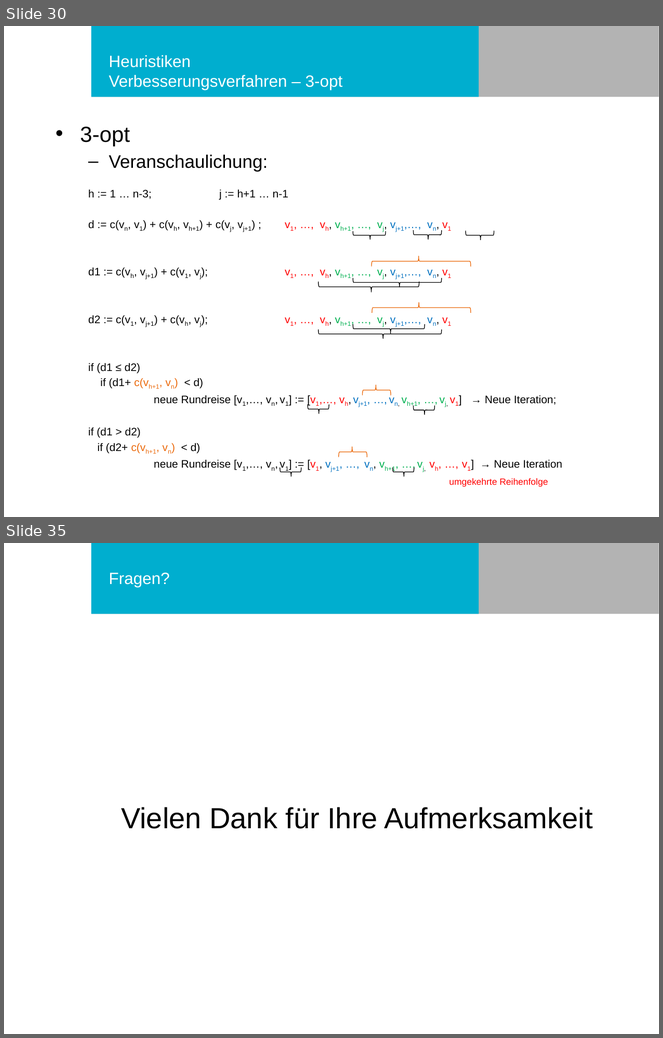
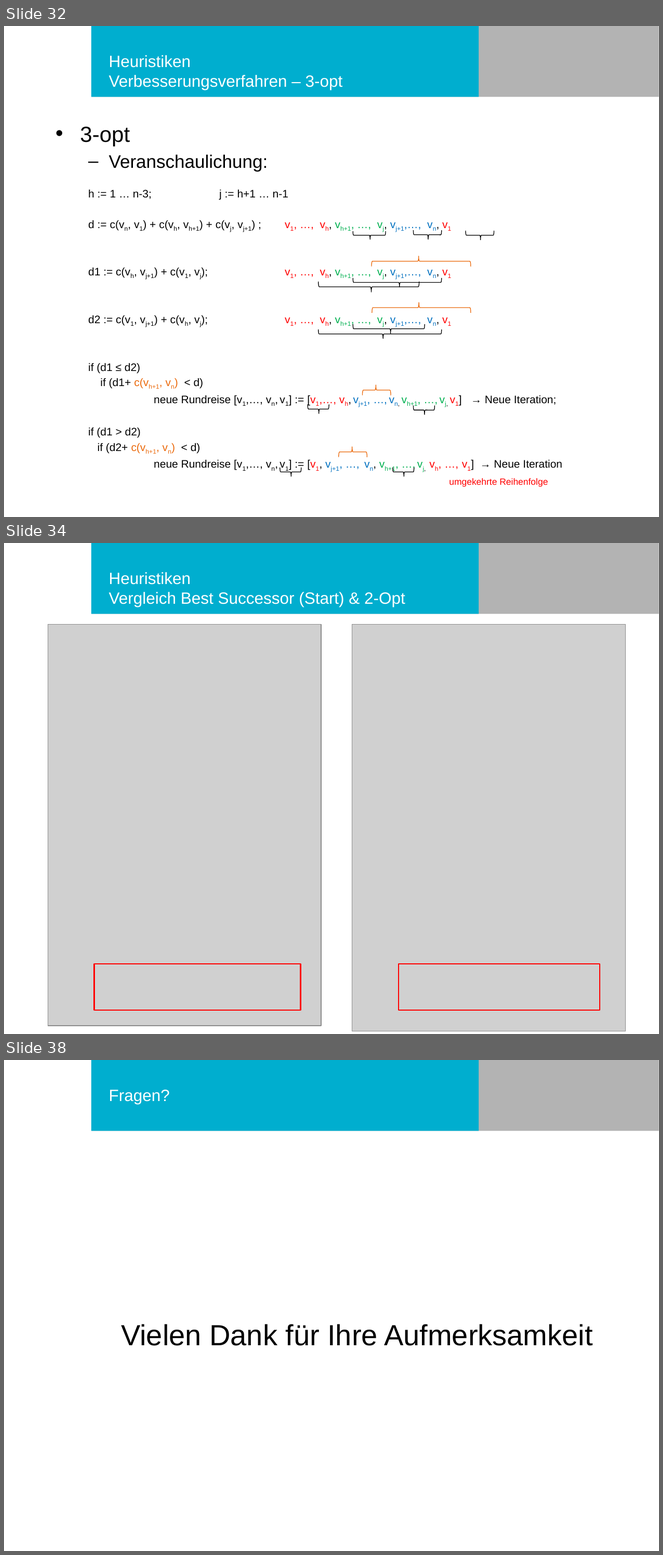
Before and after one commit to philurlaub/matlab2016, a slide deck: Präsentation.pptx. Shown one above the other, each under a label of ours: slides 30 and 35 before the commit, slides 32, 34 and 38 after it; the slides between them are not shown. The pictures are 663x1038 and 663x1555 pixels, drawn with LibreOffice and Linux fonts; fonts in the diff are those of the drawing; grey boxes stand for pictures; background and template pictures are left out. Boxes give left, top, right and bottom in pixels: in the first picture for what was removed or moved away, otherwise in the second. Text is boxed around its words. In the diff, an @@ line names an element or a change of style, - is before the commit and + after.

```diff
--- a/Präsentation.pptx
+++ b/Präsentation.pptx
@@ slide 34 added at <box>4,543,659,1034</box>, background #FFFFFF; not listed: 2 template elements that a slide beside it also shows @@
@@ title added at <box>109,572,405,607</box>, 18 pt, text #FFFFFF @@
+Heuristiken
+Vergleich Best Successor (Start) & 2-Opt
@@ picture added at <box>48,624,321,1026</box> @@
@@ picture added at <box>352,624,625,1031</box> @@
@@ rectangle added at <box>94,964,301,1011</box>, outline #FF0000 1.25 pt @@
@@ rectangle added at <box>399,964,599,1011</box>, outline #FF0000 1.25 pt @@
@@ what was slide 30 is now slide 32 @@
@@ what was slide 35 is now slide 38 @@
```
Also in this commit, not shown: 7 slides changed, 3 other slides added, 3 slides removed.
